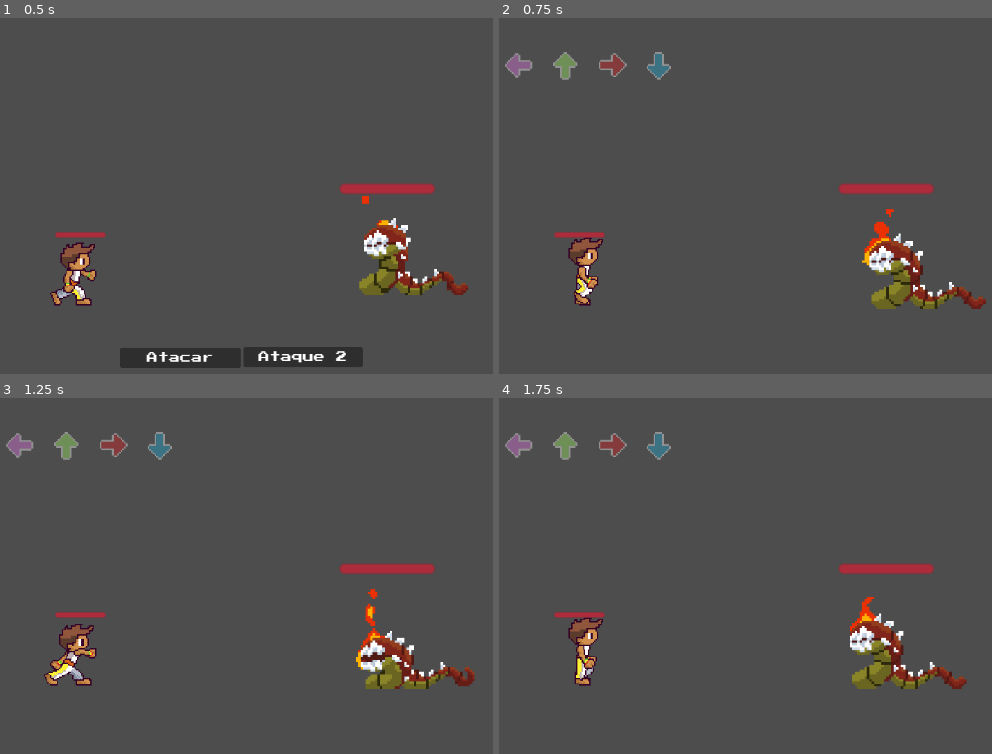
Above: before the commit, frames 1-4 (two rows, left to right).
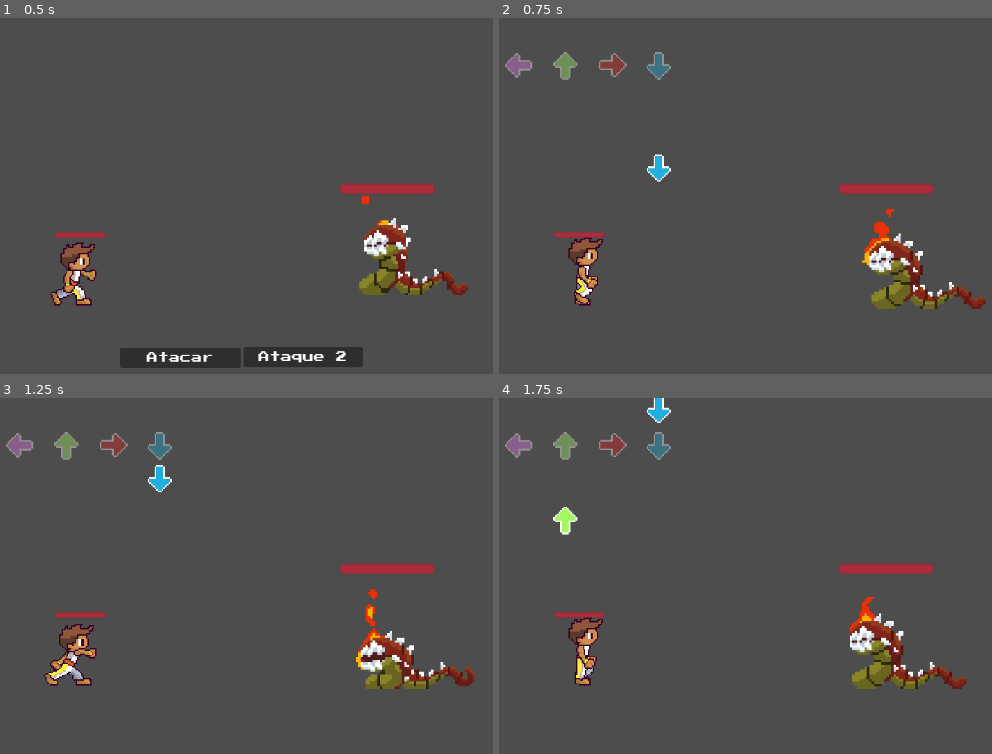
Above: after the commit, the same moments.

Repository: Infernape333/JRPG_Core
Game: Godot game, scene res://Cenas/campo_de_batalha.tscn
The game is run twice, just before and just after one commit, with the same random seed, the same clock (stepped at 60 frames per second) and the same inputs. This scene is started directly instead of the project's main scene. Sound files missing from this copy of the repository are replaced by a short silence.
Inputs:
- Up to frame 1 (0.5 s): no input
- Up to frame 2 (0.75 s): click "Atacar" at 0.5 s
- Up to frame 3 (1.25 s): no input
- Up to frame 4 (1.75 s): hold D (Direita) from 1.28 s (still down); hold E (Interacao) from 1.28 s (still down)

Frame 1 is identical in both runs. In frame 2, 0.2% of the frame differs, in the area x 30-35%, y 38-47%; in frame 3, 0.2%; in frame 4, 0.4%, in the area x 10-35%, y 0-39%.
Error before the commit: Parse Error: Value of type "String" cannot be assigned to a variable of type "AudioStream". (res://Scripts/fila_de_setas.gd:29)

Commit message:
DEU RUIM
fiz nada kk

Diff:
--- a/Cenas/fila_de_setas.tscn
+++ b/Cenas/fila_de_setas.tscn
@@ -4,10 +4,3 @@
 
 [node name="fila_de_setas" type="Node2D"]
 script = ExtResource("1_bk607")
-spawn_y = null
-spawn_x_positions = null
-arrow_speed = null
-spawn_interval = null
-max_arrows = null
-
-[node name="AudioStreamPlayer" type="AudioStreamPlayer" parent="."]
--- a/Scripts/fila_de_setas.gd
+++ b/Scripts/fila_de_setas.gd
@@ -6,12 +6,6 @@
 @export var arrow_speed = 100
 @export var spawn_interval = .8
 @export var max_arrows = 8  # Número máximo de setas por sequência
-
-# AudioStreamPlayer para a música
-@export var audio_player: AudioStreamPlayer
-@export var music_file: = "res://Musics/18 Accursed One.mp3"
-var beat_times = [1.0, 2.0, 3.0, 4.0, 5.0, 6.5, 8.0, 9.5]  # Tempos de beat para cada seta (em segundos)
-var current_beat_index = 0
 
 var arrow_count = 0  # Contador de setas geradas
 var spawn_timer = 0.0
@@ -25,20 +19,9 @@
 "res://Cenas/arrowDireita.tscn"]
 
 func _ready():
-	 # Iniciar a música
-	audio_player.stream = music_file
-	audio_player.play()
+	pass
 
 func _process(delta):
-	# Tempo atual da música
-	var music_time = audio_player.get_playback_position()
-
-	 # Gera setas no momento certo baseado nos tempos mapeados
-	if current_beat_index < beat_times.size() and music_time >= beat_times[current_beat_index]:
-		if arrow_count < max_arrows:
-			spawn_arrow()  # Gera uma nova seta
-			current_beat_index += 1  # Passa para o próximo beat
-
 	# Contagem para spawnar novas setas
 	if arrow_count < max_arrows:
 		spawn_timer -= delta
@@ -63,9 +46,6 @@
 	else:
 		arrow_instance.position = Vector2(spawn_x_positions[3], spawn_y)
 
-	#var random_x = spawn_x_positions[randi() % spawn_x_positions.size()]
-	#arrow_instance.position = Vector2(random_x, spawn_y)
-
 	# Conecta o sinal de acerto da seta para incrementar a contagem usando Callable
 	arrow_instance.connect("seta_acertada", Callable(self, "_on_seta_acertada"))
 	arrow_count += 1
@@ -78,4 +58,3 @@
 	arrow_count = 0
 	spawn_timer = 0
 	acertos = 0
-	#current_beat_index = 0
--- a/Scripts/jogador_ataque.gd
+++ b/Scripts/jogador_ataque.gd
@@ -23,7 +23,7 @@
 	battle_scene.add_child(setas_scene)
 	setas_scene.reset_sequence()
 
-	await get_tree().create_timer(30).timeout
+	await get_tree().create_timer(8).timeout
 
 	if jogador_acertou_sequencia(setas_scene.acertos):
 		await realizar_ataque()
